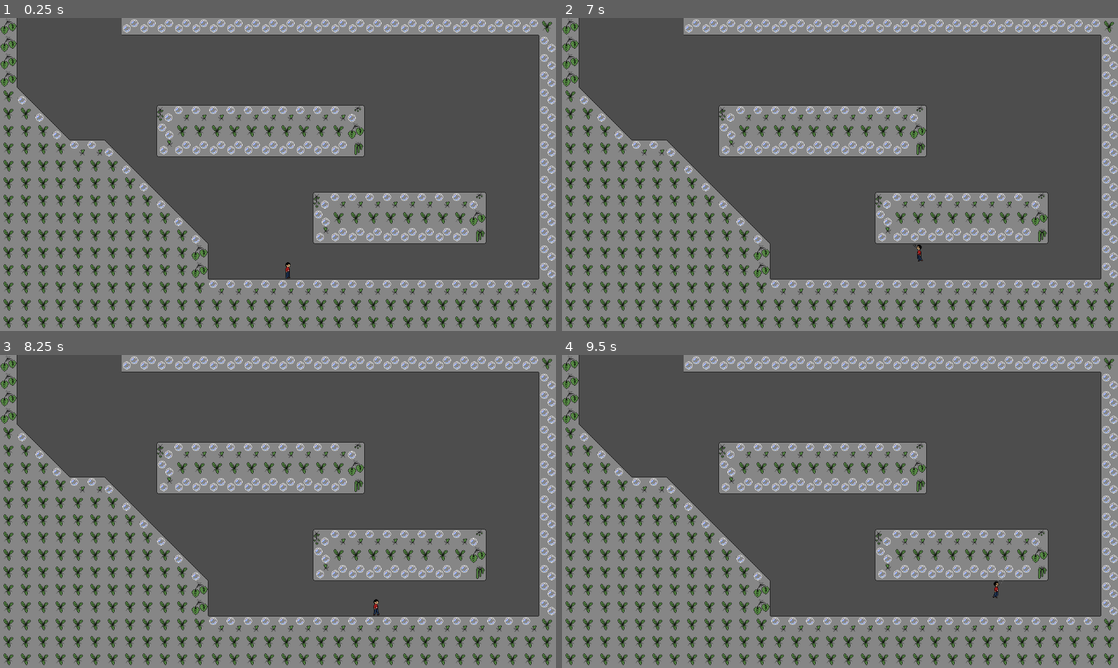
Above: before the commit, frames 1-4 (two rows, left to right).
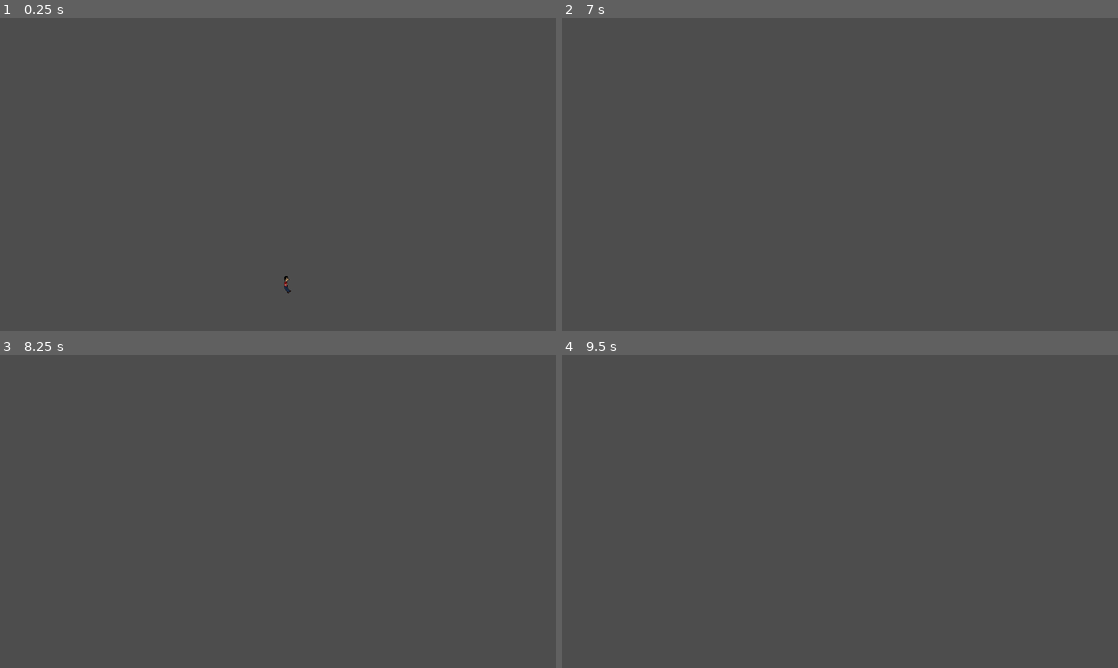
Above: after the commit, the same moments.

Repository: loganmacdougall/GlobalGameJam2025
Game: Godot game, scene res://scenes/floors/floor_00.tscn
Same seed, same stepped clock (60 frames per second), same inputs: the game is played once before the commit and once after it. The project has no main scene, so this scene is started directly.
Inputs:
- Up to frame 1 (0.25 s): no input
- Up to frame 2 (7 s): tap Enter at 0.5, 2.75, 4.25 s; hold Right (Right) 0.53-2.03 s; tap Space (Jump) at 0.77, 1.52, 2, 3.02, 3.5, 3.77, 4.52, 5.75, 6.02, 6.77 s; hold Left (Left) 2.03-2.78 s; hold Right (Right) 2.78-4.28 s; hold Left (Left) 4.28-5.03 s; hold Right (Right) 5.03-5.78 s; hold Left (Left) from 5.78 s (still down)
- Up to frame 3 (8.25 s): release Left (Left) at 7.28 s; hold Right (Right) from 7.28 s (still down); tap Space (Jump) at 7.52 s
- Up to frame 4 (9.5 s): keep holding Right (Right); tap Space (Jump) at 9.02 s

The runs differ from the first frame. In frame 1, 49% of the frame differs, in the area x 0-100%, y 0-100%; in frame 2, 49%; in frame 3, 49%; in frame 4, 49%.

Commit message:
Updated bubble city tile map

Diff:
--- a/assets/tilesets/game_tileset.tres
+++ b/assets/tilesets/game_tileset.tres
@@ -53,76 +53,6 @@
 5:1/1 = 1
 5:1/1/flip_h = true
 5:1/1/physics_layer_0/polygon_0/points = PackedVector2Array(-20, 20, 20, -20, 20, 20)
-
-[sub_resource type="TileSetAtlasSource" id="TileSetAtlasSource_vmjcb"]
-texture = ExtResource("2_dmsqc")
-texture_region_size = Vector2i(40, 40)
-1:1/0 = 0
-1:1/0/physics_layer_0/polygon_0/points = PackedVector2Array(-20, -20, 20, -20, 20, 20, -20, 20)
-2:1/0 = 0
-2:1/0/physics_layer_0/polygon_0/points = PackedVector2Array(-20, -20, 20, -20, 20, 20, -20, 20)
-3:1/0 = 0
-3:1/0/physics_layer_0/polygon_0/points = PackedVector2Array(-20, -20, 20, -20, 20, 20, -20, 20)
-3:2/0 = 0
-3:2/0/physics_layer_0/polygon_0/points = PackedVector2Array(-20, -20, 20, -20, 20, 20, -20, 20)
-2:2/0 = 0
-2:2/0/physics_layer_0/polygon_0/points = PackedVector2Array(-20, -20, 20, -20, 20, 20, -20, 20)
-1:2/0 = 0
-1:2/0/physics_layer_0/polygon_0/points = PackedVector2Array(-20, -20, 20, -20, 20, 20, -20, 20)
-1:3/0 = 0
-1:3/0/physics_layer_0/polygon_0/points = PackedVector2Array(-20, -20, 20, -20, 20, 20, -20, 20)
-2:3/0 = 0
-2:3/0/physics_layer_0/polygon_0/points = PackedVector2Array(-20, -20, 20, -20, 20, 20, -20, 20)
-3:3/0 = 0
-3:3/0/physics_layer_0/polygon_0/points = PackedVector2Array(-20, -20, 20, -20, 20, 20, -20, 20)
-3:5/0 = 0
-3:5/0/physics_layer_0/polygon_0/points = PackedVector2Array(-20, -20, 20, -20, 20, 20, -20, 20)
-2:5/0 = 0
-2:5/0/physics_layer_0/polygon_0/points = PackedVector2Array(-20, -20, 20, -20, 20, 20, -20, 20)
-1:5/0 = 0
-1:5/0/physics_layer_0/polygon_0/points = PackedVector2Array(-20, -20, 20, -20, 20, 20, -20, 20)
-5:5/0 = 0
-5:5/0/physics_layer_0/polygon_0/points = PackedVector2Array(-20, -20, 20, -20, 20, 20, -20, 20)
-6:5/0 = 0
-6:5/0/physics_layer_0/polygon_0/points = PackedVector2Array(-20, -20, 20, -20, 20, 20, -20, 20)
-7:5/0 = 0
-7:5/0/physics_layer_0/polygon_0/points = PackedVector2Array(-20, -20, 20, -20, 20, 20, -20, 20)
-5:3/0 = 0
-5:3/0/physics_layer_0/polygon_0/points = PackedVector2Array(-20, -20, 20, -20, 20, 20, -20, 20)
-5:2/0 = 0
-5:2/0/physics_layer_0/polygon_0/points = PackedVector2Array(-20, -20, 20, -20, 20, 20, -20, 20)
-5:1/0 = 0
-5:1/0/physics_layer_0/polygon_0/points = PackedVector2Array(-20, -20, 20, -20, 20, 20, -20, 20)
-7:1/next_alternative_id = 2
-7:1/0 = 0
-7:1/0/physics_layer_0/polygon_0/points = PackedVector2Array(-20, -20, 20, 20, -20, 20)
-7:1/1 = 1
-7:1/1/flip_h = true
-7:1/1/physics_layer_0/polygon_0/points = PackedVector2Array(20, -20, -20, 20, 20, 20)
-7:2/0 = 0
-7:2/0/physics_layer_0/polygon_0/points = PackedVector2Array(-20, -20, 20, -20, 20, 20, -20, 20)
-7:3/0 = 0
-7:3/0/physics_layer_0/polygon_0/points = PackedVector2Array(-20, -20, 20, -20, 20, 20, -20, 20)
-8:3/0 = 0
-8:3/0/physics_layer_0/polygon_0/points = PackedVector2Array(-20, -20, 20, -20, 20, 20, -20, 20)
-8:2/next_alternative_id = 2
-8:2/0 = 0
-8:2/0/physics_layer_0/polygon_0/points = PackedVector2Array(-20, -20, 20, 20, -20, 20)
-8:2/1 = 1
-8:2/1/flip_h = true
-8:2/1/physics_layer_0/polygon_0/points = PackedVector2Array(20, -20, -20, 20, 20, 20)
-9:3/next_alternative_id = 2
-9:3/0 = 0
-9:3/0/physics_layer_0/polygon_0/points = PackedVector2Array(-20, -20, 20, 20, -20, 20)
-9:3/1 = 1
-9:3/1/flip_h = true
-9:3/1/physics_layer_0/polygon_0/points = PackedVector2Array(20, -20, -20, 20, 20, 20)
-11:3/0 = 0
-11:3/0/physics_layer_0/polygon_0/points = PackedVector2Array(-20, -20, 20, -20, 20, 20, -20, 20)
-11:2/0 = 0
-11:2/0/physics_layer_0/polygon_0/points = PackedVector2Array(-20, -20, 20, -20, 20, 20, -20, 20)
-11:1/0 = 0
-11:1/0/physics_layer_0/polygon_0/points = PackedVector2Array(-20, -20, 20, -20, 20, 20, -20, 20)
 
 [sub_resource type="TileSetAtlasSource" id="TileSetAtlasSource_2q42m"]
 texture = ExtResource("3_m3ak7")
@@ -232,10 +162,24 @@
 0:4/0 = 0
 0:4/0/physics_layer_0/polygon_0/points = PackedVector2Array(-20, -20, 20, -20, 20, 20, -20, 20)
 
+[sub_resource type="TileSetAtlasSource" id="TileSetAtlasSource_7ksd8"]
+texture = ExtResource("2_dmsqc")
+texture_region_size = Vector2i(40, 40)
+16:0/0 = 0
+14:0/0 = 0
+13:0/0 = 0
+12:0/0 = 0
+12:1/0 = 0
+12:2/0 = 0
+13:2/0 = 0
+13:1/0 = 0
+14:1/0 = 0
+14:2/0 = 0
+
 [resource]
 tile_size = Vector2i(40, 40)
 physics_layer_0/collision_layer = 1
 sources/0 = SubResource("TileSetAtlasSource_3qxm8")
-sources/1 = SubResource("TileSetAtlasSource_vmjcb")
 sources/4 = SubResource("TileSetAtlasSource_2q42m")
 sources/5 = SubResource("TileSetAtlasSource_1xvcf")
+sources/6 = SubResource("TileSetAtlasSource_7ksd8")
Binary file changed: assets/sprites/tilemaps/bubble_city_tilemap.png
Not shown: 1 places in assets/tilesets/game_tileset.tres that only renumber resources
